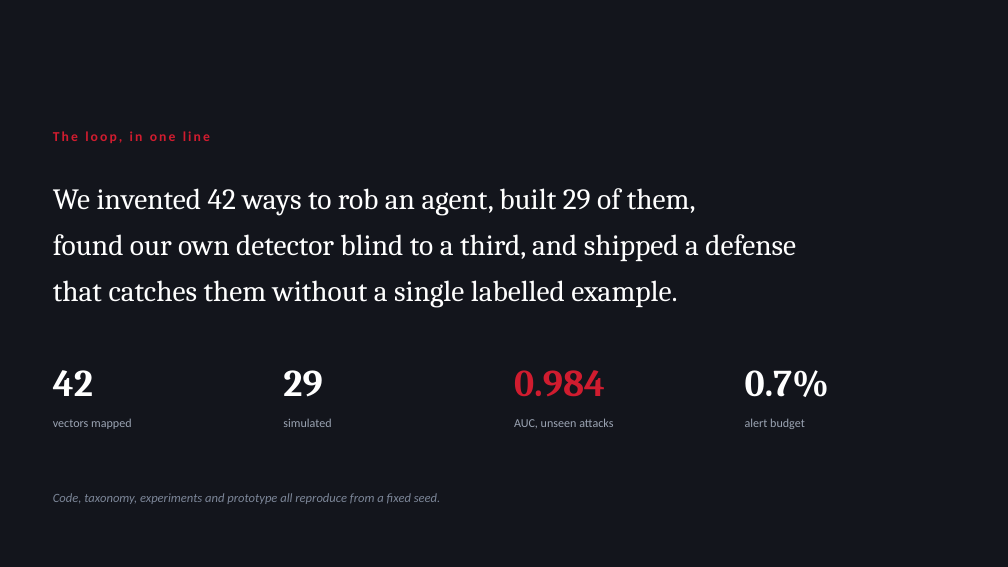
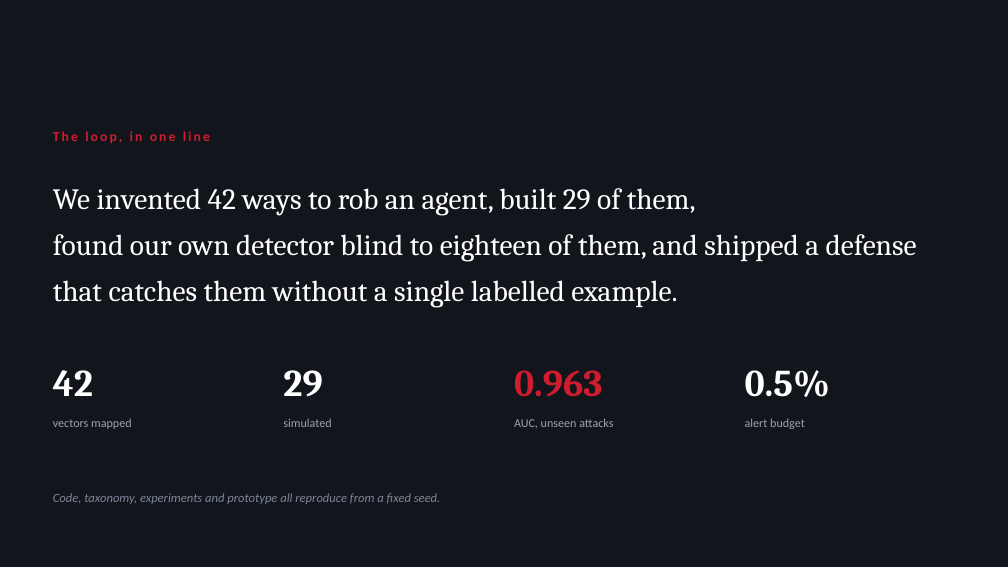
Before and after one commit to ArnavLifelessCoder/mastercard-challenge-arnav, a slide deck: slide 14 of deck/ARTS_walkthrough.pptx. Drawn at 1008x567 pixels with LibreOffice and Linux fonts; fonts in the diff are those of the drawing. Boxes give left, top, right and bottom in pixels: in the first picture for what was removed or moved away, otherwise in the second. Text is boxed around its words. In the diff, an @@ line names an element or a change of style, - is before the commit and + after.

```diff
--- a/deck/ARTS_walkthrough.pptx
+++ b/deck/ARTS_walkthrough.pptx
@@ text at (53,234,917,261): text changed @@
-found our own detector blind to a third, and shipped a defense
+found our own detector blind to eighteen of them, and shipped a defense
@@ text at (514,370,603,397): text changed @@
-0.984
+0.963
@@ text at (745,370,830,397): text changed @@
-0.7%
+0.5%
```
Also in this commit, not shown: 3 other slides changed, 7 other files.
